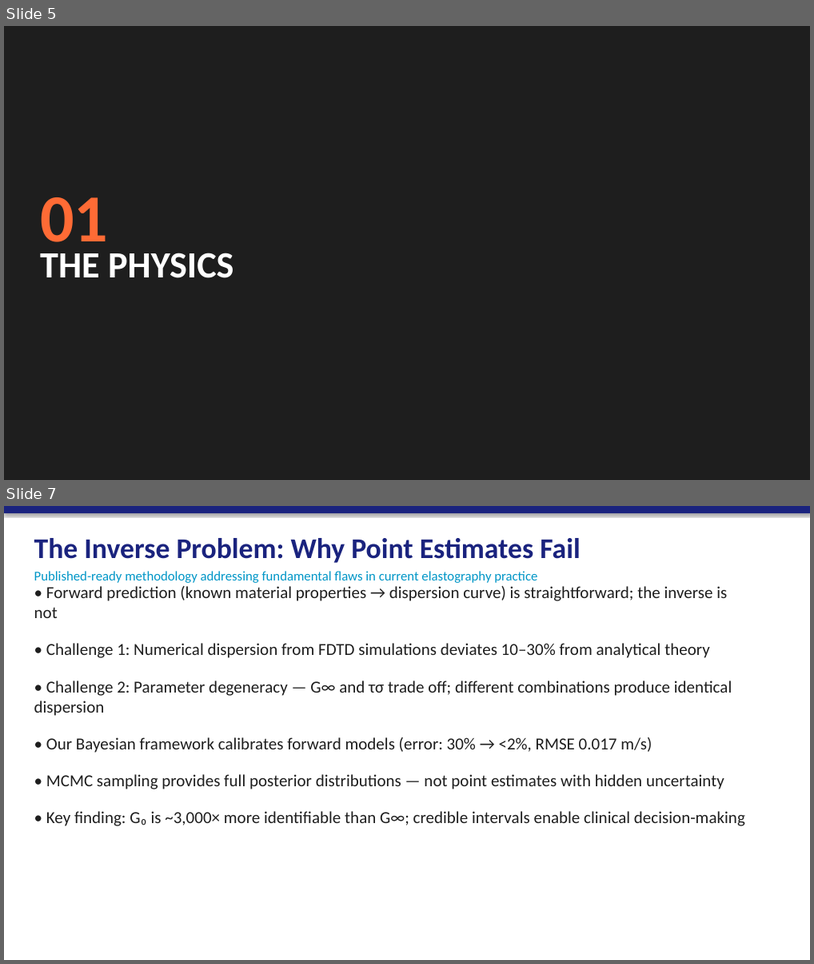
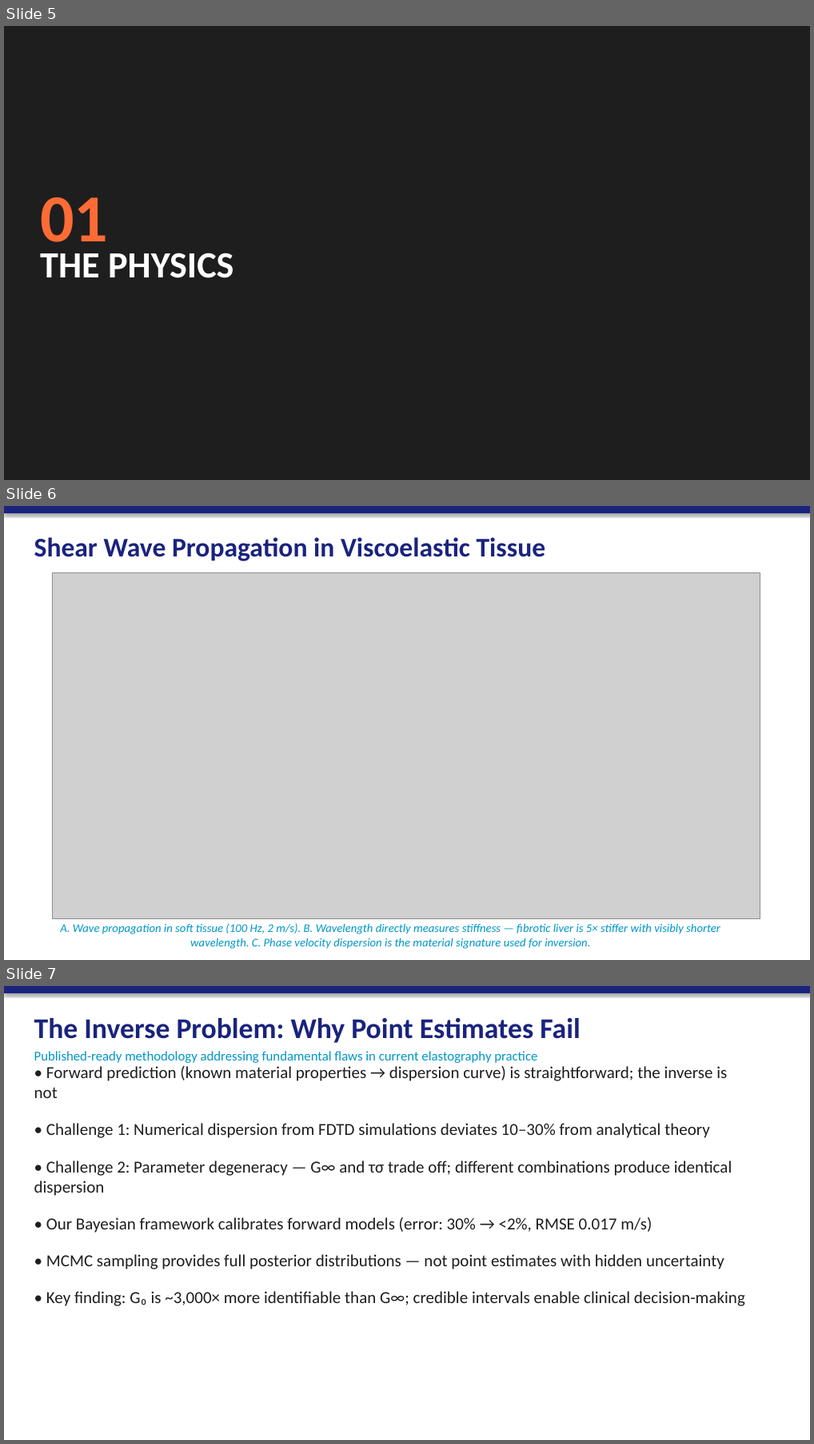
Before and after one commit to svenclawdbot-ai/acoustic-research, a slide deck: TurboQuant_Investor_Pitch_Deck.pptx. Shown one above the other, each under a label of ours: slides 5 and 7 before the commit, slides 5, 6 and 7 after it; the slides between them are not shown. The pictures are 814x964 and 814x1444 pixels, drawn with LibreOffice and Linux fonts; fonts in the diff are those of the drawing; grey boxes stand for pictures. Boxes give left, top, right and bottom in pixels: in the first picture for what was removed or moved away, otherwise in the second. Text is boxed around its words. In the diff, an @@ line names an element or a change of style, - is before the commit and + after.

Commit message:
Update pitch deck with meaningful physics figures
Replaced broken/placeholder images with clean, generated visuals:
- pitch_physics_shear_waves.png: 3-panel figure showing wave propagation,
  stiffness contrast (healthy vs fibrotic liver), and phase velocity dispersion
- pitch_physics_bayesian.png: 3-panel figure showing parameter misfit landscape,
  Bayesian posterior distribution, and SNR robustness validation
- pitch_system_architecture.png: Clean block diagram of full signal chain

Updated generate_pitch_deck.py to use new image paths with captions.
All figures generated from validated physics parameters (Zener model,
G0=2kPa, Ginf=4kPa, tau=5ms, 100Hz excitation).

```diff
--- a/TurboQuant_Investor_Pitch_Deck.pptx
+++ b/TurboQuant_Investor_Pitch_Deck.pptx
@@ slide 6 added at [4,506,810,960], background #FFFFFF @@
@@ rectangle added at [4,506,810,960], fill #FFFFFF @@
@@ rectangle added at [4,506,810,513], fill #1A237E @@
@@ text added at [34,537,546,561], 32 pt, text #1A237E, bold @@
+Shear Wave Propagation in Viscoelastic Tissue
@@ picture added at [52,572,760,918] @@
@@ text added at [60,923,721,948], 14 pt, text #0096C7, italic @@
+A. Wave propagation in soft tissue (100 Hz, 2 m/s). B. Wavelength directly measures stiffness — fibrotic liver is 5× stiffer with visibly shorter wavelength. C. Phase velocity dispersion is the material signature used for inversion.
```
Also in this commit, not shown: 5 slides changed, 1 slide removed, 4 other files.
